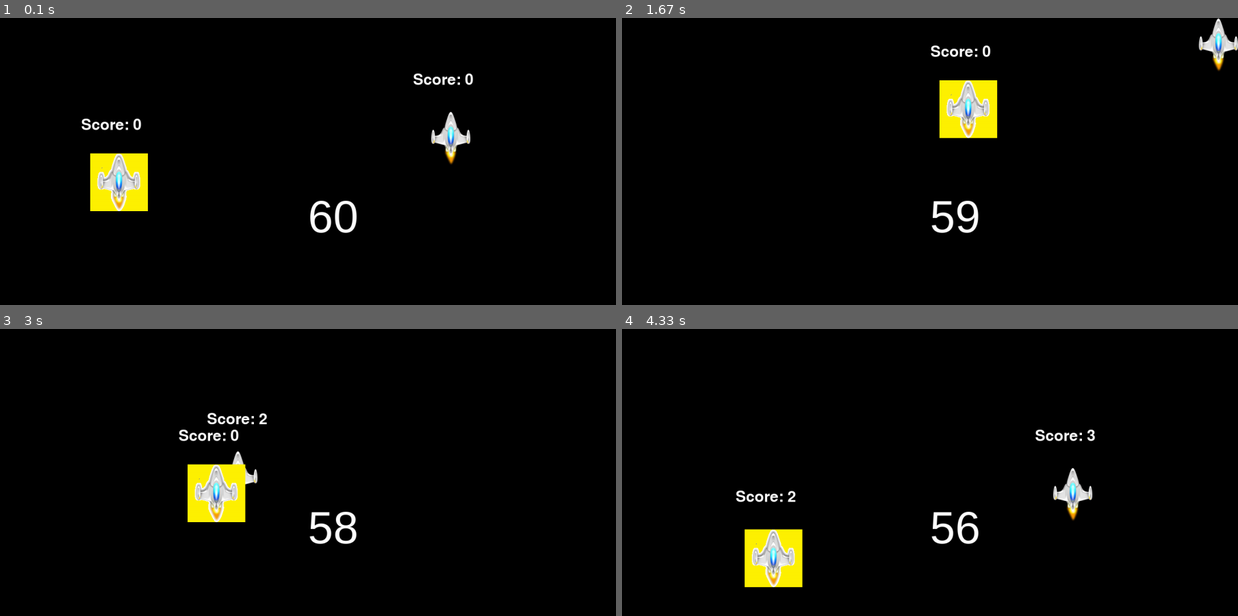
Above: before the commit, frames 1-4 (two rows, left to right).
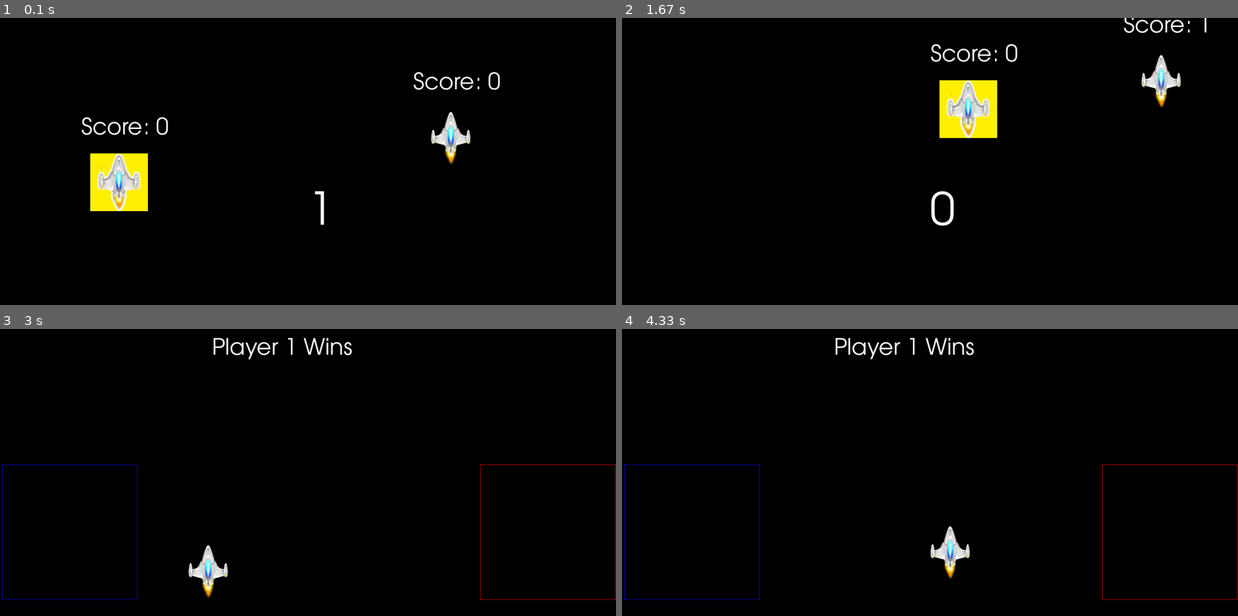
Above: after the commit, the same moments.

Repository: Noah6544/Pygame_Spaceship_Game
Game: pygame game, started from Version_0.5.py
The game is run twice, just before and just after one commit, with the same random seed, the same clock (stepped at 60 frames per second) and the same inputs.
Inputs:
- Up to frame 1 (0.1 s): no input
- Up to frame 2 (1.67 s): hold Right 0.33-0.8 s; hold Up 0.83-1.13 s; hold W 0.83-1.13 s; hold Right 1.17-1.63 s; hold D 1.17-1.63 s
- Up to frame 3 (3 s): hold Left 1.67-2.2 s; hold A 1.67-2.2 s; hold Down 2.23-2.53 s; hold S 2.23-2.53 s; hold A 2.57-2.97 s
- Up to frame 4 (4.33 s): hold W 3-3.37 s; hold D 3.4-4.03 s; hold S from 4.07 s (still down)

The runs differ from the first frame. In frame 1, 1.2% of the frame differs, in the area x 13-82%, y 18-75%; in frame 2, 2.1%; in frame 3, 4.5%; in frame 4, 4.8%, in the area x 0-100%, y 3-95%.

Commit message:
Working on win screen
Work-in-Progress:
- End winscreen options to play again
- Pixel perfect text aligning in the main game and in the win screen
- 2 boxes red and blue, for no and yes, will need text in both so that you can choose if you want to play again.
- Lowering speed in end screen so a player doesn't accidentally chose one choice or the other.
- Finding best font to fit the game

Diff:
--- a/Scoreboard.py
+++ b/Scoreboard.py
@@ -3,9 +3,9 @@
 import random
 class Scoreboard:
     def __init__(self):
-        self.font = pygame.font.SysFont("sitkasmallsitkatextitalicsitkasubheadingitalicsitkaheadingitalicsitkadisplayitalicsitkabanneritalic",50)
-        self.clock_font = pygame.font.SysFont("franklingothicmedium",100)
-        self.counter = 60
+        self.font = pygame.font.SysFont("centurygothic",50)
+        self.clock_font = pygame.font.SysFont("centurygothic",100)
+        self.counter = 1
         self.text_counter = str(self.counter)
         self.render_font = self.clock_font.render(str(self.text_counter), True, (255, 255, 255))
         self.clock_render_font = self.clock_font.render(str(self.text_counter), True, (0, 0, 0))
--- a/Version_0.5.py
+++ b/Version_0.5.py
@@ -15,21 +15,43 @@
         self.size = size
         self.width,self.height = size
         self.screen = pygame.display.set_mode((self.width, self.height))
+        self.play_again_hitbox_left = pygame.Rect(5, 300, 300, 300)
+        self.play_again_hitbox_right = pygame.Rect(1065, 300, 300, 300)  #values: moving leftright, up/down, width, heigh
+
         if self.size == (800,600):
             self.is_large = False # False mean small
         elif self.size == (1366, 768):
             self.is_large = True #True means large
 
+
     def display(self):
         pygame.display.set_mode((self.width, self.height))
 
     def blit(self,background,location):
        self.screen.blit(background,(location))
 
-    def draw_large(self):
-        player1.draw_player_large(self.screen)
-        player2.draw_player_large(self.screen)
-        pygame.display.update()
+    def draw_large(self): #updates
+        if scoreboard.counter >= 0:
+            player1.draw_player_large(self.screen)
+            player2.draw_player_large(self.screen)
+            pygame.display.update()
+        elif scoreboard.counter < 0:
+            if player1.won:
+                player1.draw_player_large(self.screen)
+                self.blit(scoreboard.draw_text("Player 1 Wins"), (470, 20))
+            if player2.won:
+                player2.draw_player_large(self.screen)
+                self.blit(scoreboard.draw_text("Player 2 Wins"), (470, 20))
+
+            #print("player1.x = {0}".format(player1.x))
+            #print("player1.y = {0}".format(player1.y)).
+            #print("player2.x = {0}".format(player2.x))
+            #print("player2.y = {0}".format(player2.y)).
+            pygame.draw.rect(self.screen, (255, 0, 0), self.play_again_hitbox_right,1)
+            pygame.draw.rect(self.screen, (10, 10, 255), self.play_again_hitbox_left,1)
+
+            pygame.display.update()
+
 
     def draw_small(self):
         player1.draw_player_small(self.screen)
@@ -63,8 +85,29 @@
             Player.collide_small_screen(player1,player2)
             self.draw_small()
 
-#    def main_loop_executions(self):
-
+    def win_loop_actions(self): # a function just to clean up the main loop things that happen each loop
+        if player1.won:
+            keys_pressed = pygame.key.get_pressed()
+            player1.wasd_handlemovement(keys_pressed)
+            player1.y += player1.playerychange
+            player1.x += player1.playerxchange
+        elif player2.won:
+            keys_pressed = pygame.key.get_pressed()
+            player2.arrow_key_handlemovement(keys_pressed)
+            player2.x += player2.playerxchange
+            player2.y += player2.playerychange
+        if self.is_large: #if the screen is large
+            if player1.won:
+                player1.border_large()
+            elif player2.won:
+                player2.border_large()
+            self.draw_large()
+        elif not self.is_large: #if the screen is small
+            if player1.won:
+                player1.border_small()
+            elif player2.won:
+                player2.border_small()
+            self.draw_small()
 
 # FUNCTIONS
 
@@ -90,18 +133,37 @@
 
 def win_screen(screen):
     global player1, player2, size, scoreboard
-    if player1.tag_score > player2.tag_score:
-        player2.x = 100000
-        player2.y = 10000000
-
-        screen.blit(scoreboard.draw_text("PLAYER 1 WINS"), (screen.width / 2, screen.height / 2))
-        screen.draw_large()
-    if player2.tag_score > player1.tag_score:
-        player1.x = 10000000
-        player1.y = 1000000
-
-        screen.blit(scoreboard.draw_text("PLAYER 2 WINS"), (600, 300))
-        screen.draw_large()
+    running = True
+    clock = pygame.time.Clock()
+    player1.move(566, 345)
+    player2.move(566, 345)
+    while running:
+        clock.tick(FPS)
+        screen.fill(black_background)
+        for event in pygame.event.get():
+            # while play_again:
+            if event.type == pygame.QUIT:  # if you press on the exit in the top right then it will stop the program
+                running = False
+            if player1.tag_score > player2.tag_score: #if player 1 wins
+                player1.won = True
+                player2.won = False
+                player2.move(10000,1000)
+                screen.draw_large()
+            if player2.tag_score > player1.tag_score: #if player 2 wins
+                player2.won = True
+                player1.won = False
+
+                player1.move(10000,10000)
+                screen.draw_large()
+            if player2.tag_score == player1.tag_score: #this is if I'm debugging just the win loop
+                player1.won = True
+                player2.won = False
+                player1.move(365, 768)
+                player2.move(10000, 1000)
+                screen.draw_large()
+
+
+        Display.win_loop_actions(screen)
 
 
 def main():
@@ -131,7 +193,7 @@
                     player1.tag_score += 1
                 if scoreboard.counter < 0:  # if the game timer runs out
                     win_screen(screen)
-                    break
+
 
         Display.main_loop_actions(screen)
 
--- a/loading_images_and_variables.py
+++ b/loading_images_and_variables.py
@@ -22,8 +22,8 @@
 
 # variables
 FPS = 60
-CONSTANT_VELOCITY = 15
-VELOCITY = 15
+CONSTANT_VELOCITY = 7
+VELOCITY = 7
 VELOCITY_it = 9 #Values of 5 isn't too bad, lets the "it" player try to slowly box the other player in to make the tag
                 #24while still alowing the other player a chance to escape, will continue playing around with the value
                 # for perfect balance
--- a/player.py
+++ b/player.py
@@ -16,7 +16,6 @@
         self.image = not_it_image
         self.it_image = it_image #this is the image it will switch to when tagged, helps show which player is it.
         self.not_it_image_small = not_it_image
-
         self.image_small = pygame.transform.scale(self.not_it_image_small,(100,100))
         self.it_image_small = pygame.transform.scale(spaceship_it,(100,100))
         #hitboxes are pygame rectangle objects
@@ -26,8 +25,10 @@
         self.body_hitbox_small = pygame.Rect(self.x + 37, self.y + 6, 25, 90)
         self.is_it = is_it # a simple boolean to check if you're it (True) or not it (False)
         self.tag_score = 0
-
-
+        self.won = None
+        self.CONSTANT_VELOCITY = 7
+        self.VELOCITY = 7
+        self.VELOCITY_it = 9
 
 #handels hitboxes creation for player, and handles drawing image
     def draw_player_small(self, win):
@@ -100,3 +101,7 @@
                 or pygame.Rect.colliderect(player1.body_hitbox_small, player2.body_hitbox_small):
             player1.collide()
             player2.collide()
+
+    def move(self,x,y):
+        self.x = x
+        self.y = y
